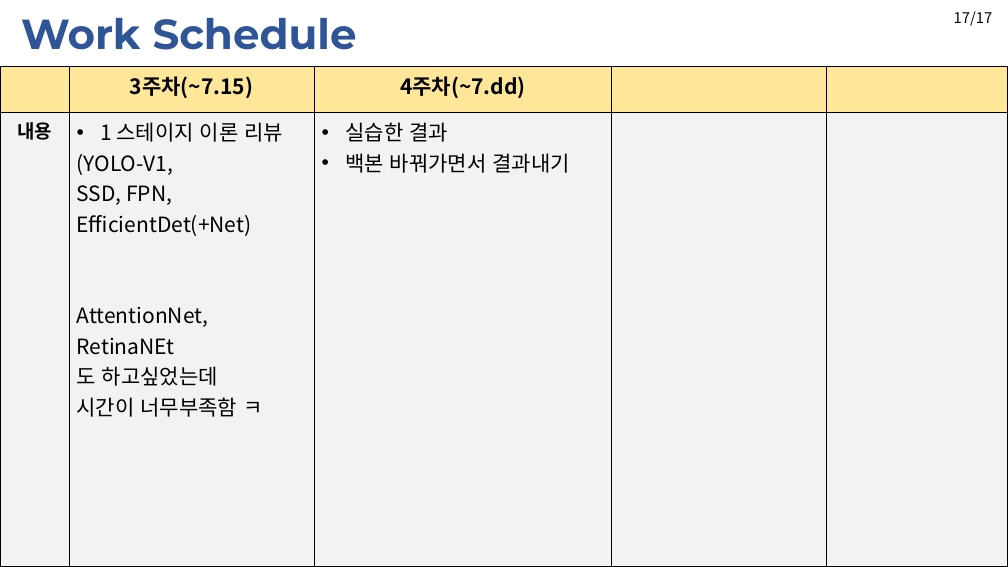
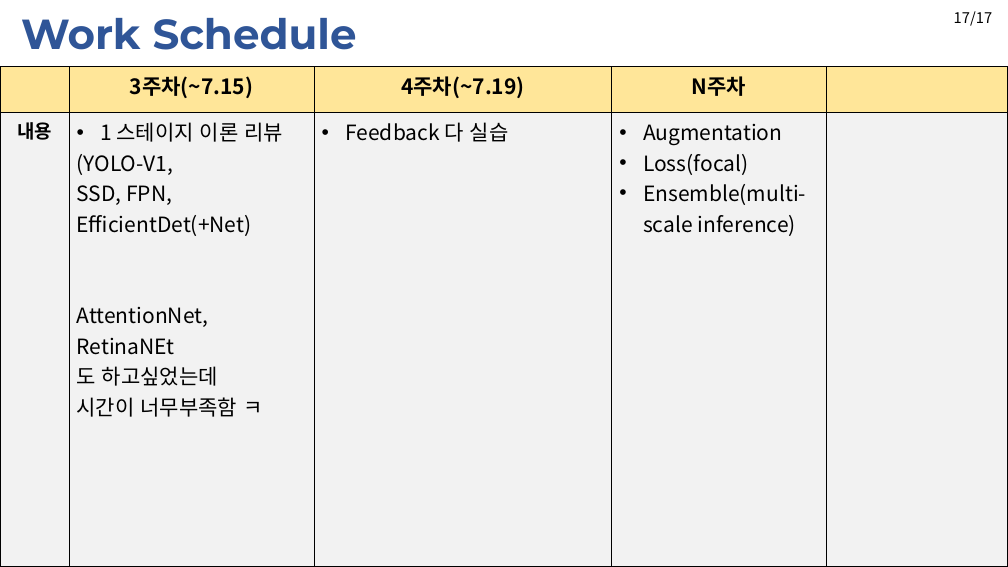
Before and after one commit to JaeHyung-Jung/Seminar_Deeplearning, a slide deck: slide 18 of 2nd_week/Seminar_2nd_week_1Stage.pptx. Drawn at 1008x567 pixels with LibreOffice and Linux fonts; fonts in the diff are those of the drawing. Boxes give left, top, right and bottom in pixels: in the first picture for what was removed or moved away, otherwise in the second. Text is boxed around its words. In the diff, an @@ line names an element or a change of style, - is before the commit and + after.

```diff
--- a/2nd_week/Seminar_2nd_week_1Stage.pptx
+++ b/2nd_week/Seminar_2nd_week_1Stage.pptx
@@ table at box(0, 67, 1008, 566) @@
-row 1, column 3: 4주차(~7.dd)
+row 1, column 3: 4주차(~7.19)
-row 1, column 4: 
+row 1, column 4: N주차
-row 2, column 3: 실습한 결과 / 백본 바꿔가면서 결과내기
+row 2, column 3: Feedback 다 실습
-row 2, column 4: 
+row 2, column 4: Augmentation / Loss(focal) / Ensemble(multi-scale inference)
```
